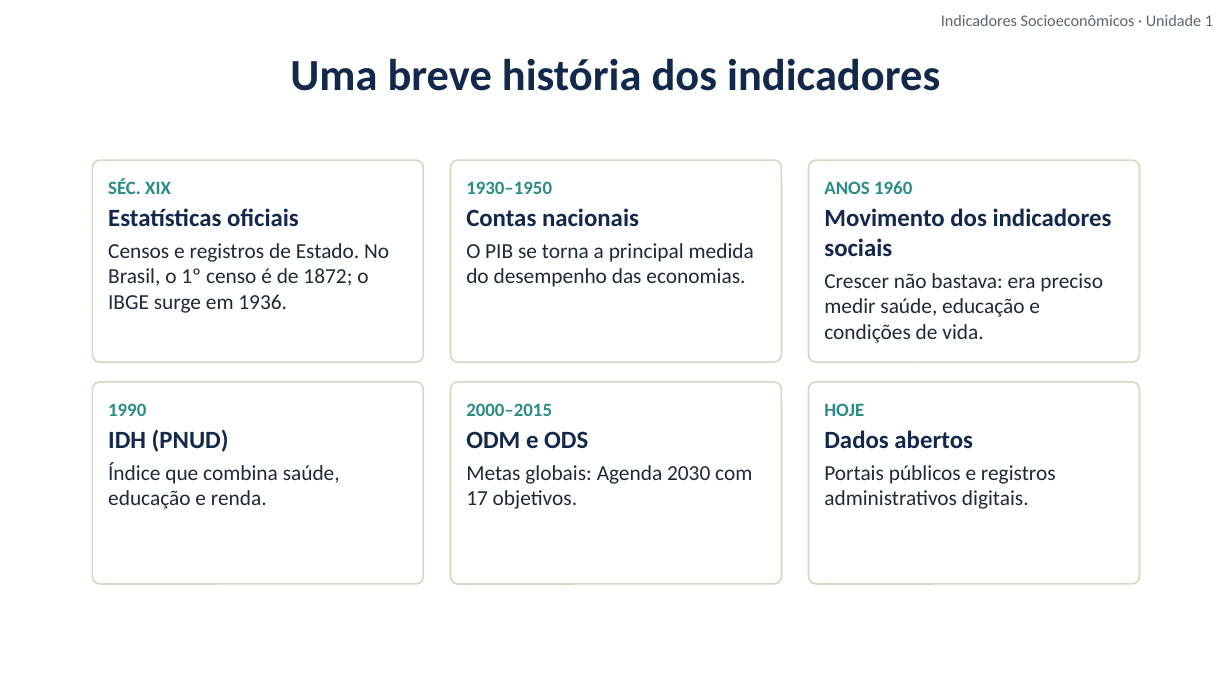
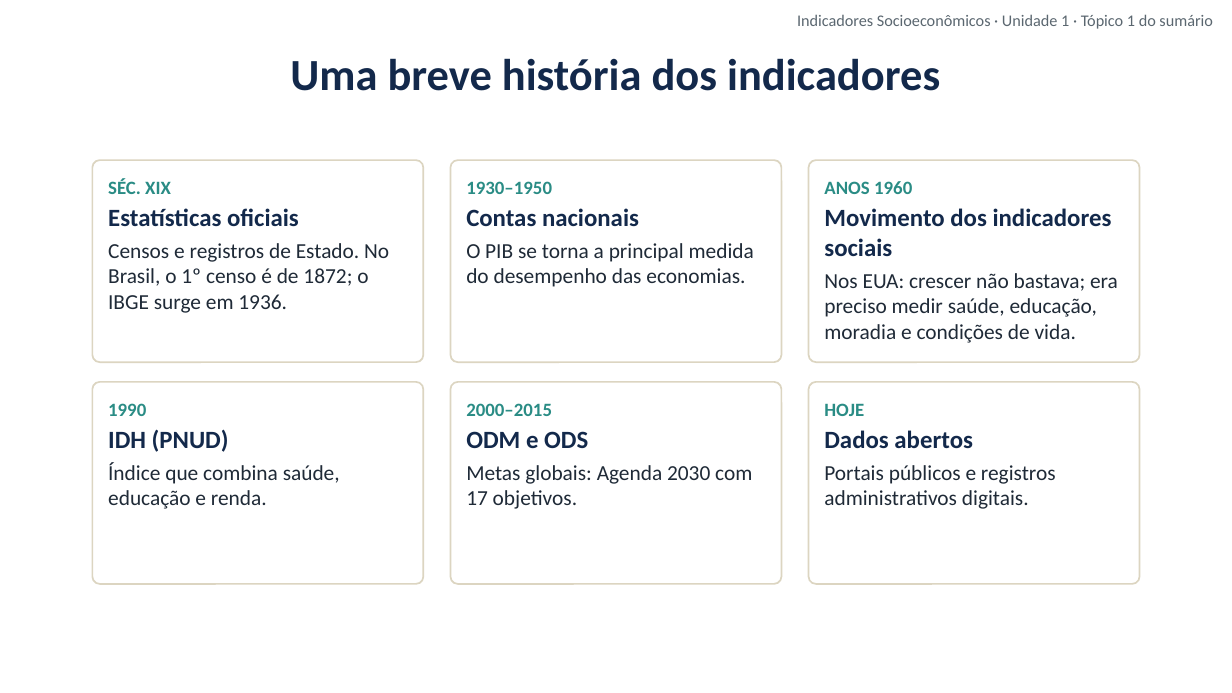
Before and after one commit to cleitonfranco74/gestao_publica, a slide deck: slide 5 of disciplina-08-indicadores-socioeconomicos/materiais/01_Unidade_1_Indicadores_Sociais_Conceito_e_Medidas.pptx. Drawn at 1232x693 pixels with LibreOffice and Linux fonts; fonts in the diff are those of the drawing; background and template pictures are left out. Boxes give left, top, right and bottom in pixels: in the first picture for what was removed or moved away, otherwise in the second. Text is boxed around its words. In the diff, an @@ line names an element or a change of style, - is before the commit and + after.

```diff
--- a/disciplina-08-indicadores-socioeconomicos/materiais/01_Unidade_1_Indicadores_Sociais_Conceito_e_Medidas.pptx
+++ b/disciplina-08-indicadores-socioeconomicos/materiais/01_Unidade_1_Indicadores_Sociais_Conceito_e_Medidas.pptx
@@ text at (797,14,1213,29): text changed @@
-Indicadores Socioeconômicos · Unidade 1
+Indicadores Socioeconômicos · Unidade 1 · Tópico 1 do sumário
@@ text in rounded rectangle at (824,273,1118,343): text changed @@
-Crescer não bastava: era preciso medir saúde, educação e condições de vida.
+Nos EUA: crescer não bastava; era preciso medir saúde, educação, moradia e condições de vida.
```
Also in this commit, not shown: 15 other slides changed, 1 slide added, 8 other files.
